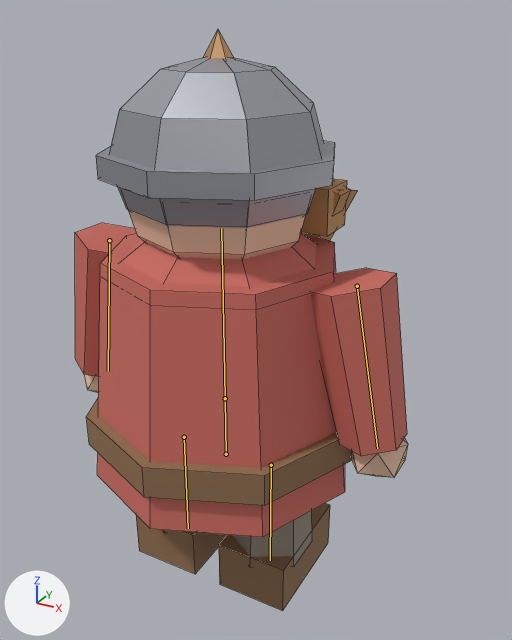
An edit to the Blender file blender/dwarf.blend, drawn before and after from the same camera.
Both versions are drawn from a camera (50 mm lens) standing at (0.741, -1.203, 1.265) and looking at (0.045, 0.062, 0.632). Arrows for +X, +Y and +Z are at lower left; the lights stay in place. The first picture is the older version. The bones that change, and the others that lie on the model, are drawn over the model as lines. Mesh edges are drawn as thin lines.

In view in the first picture: 'DwarfBody', 'DwarfHead'.
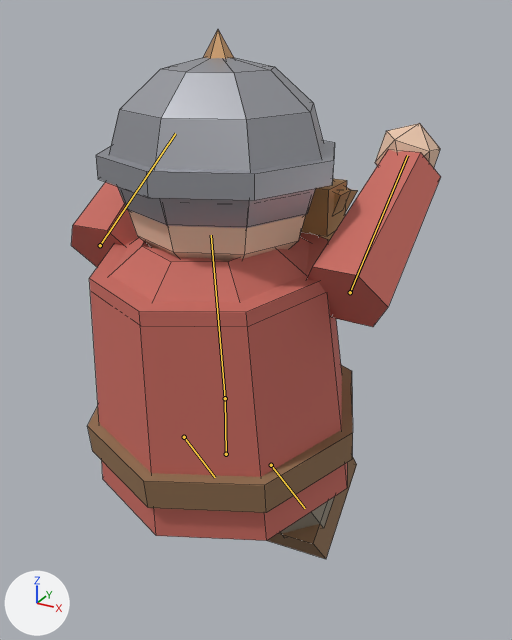
The newer file adds an action. The first version stands in its rest pose; the second is drawn at frame 0 of the action 'climb'.

Where the change shows, as pixel boxes [x1, y1, x2, y2] in the pictures (512 x 640 px):
'DwarfBody', posed (11% wider, 12% taller): before [75, 223, 408, 611]; after [71, 123, 441, 559]
bone 'torso', root to tip: before (225, 398) to (221, 228); after (225, 398) to (211, 235)
bone 'arm_L', root to tip: before (109, 240) to (108, 371); after (100, 245) to (175, 133)
bone 'arm_R', root to tip: before (357, 286) to (377, 448); after (350, 292) to (407, 155)
bone 'leg_L', root to tip: before (184, 437) to (188, 528); after (184, 437) to (215, 477)
bone 'leg_R', root to tip: before (271, 465) to (270, 560); after (271, 465) to (305, 508)

What the commit changed:
Bone 'torso' (bone_torso) turns from (0, 0, 0) to (6, 0, 0) degrees about its own x, y and z.
Bone 'arm_L' (bone_arm_l) turns from (0, 0, 0) to (115, 0, 12) degrees about its own x, y and z.
Bone 'arm_R' (bone_arm_r) turns from (0, 0, 0) to (115, 0, -12) degrees about its own x, y and z.
Bone 'leg_L' (bone_leg_l) turns from (0, 0, 0) to (35, 0, 4) degrees about its own x, y and z.
Bone 'leg_R' (bone_leg_r) turns from (0, 0, 0) to (35, 0, -4) degrees about its own x, y and z.
